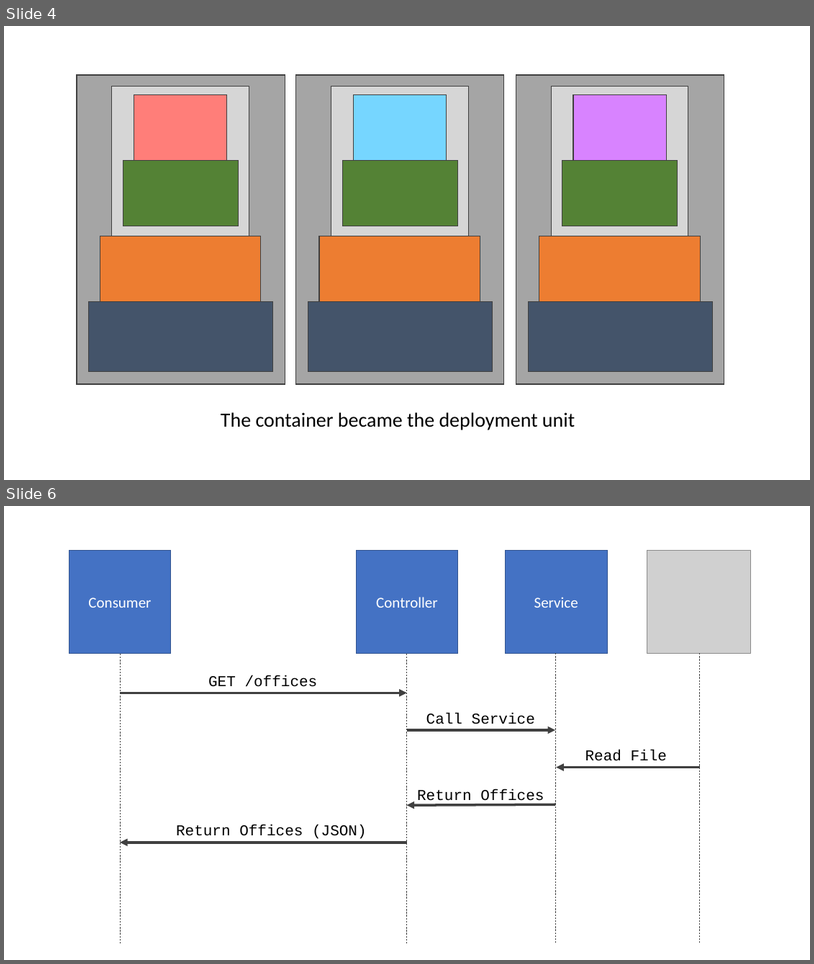
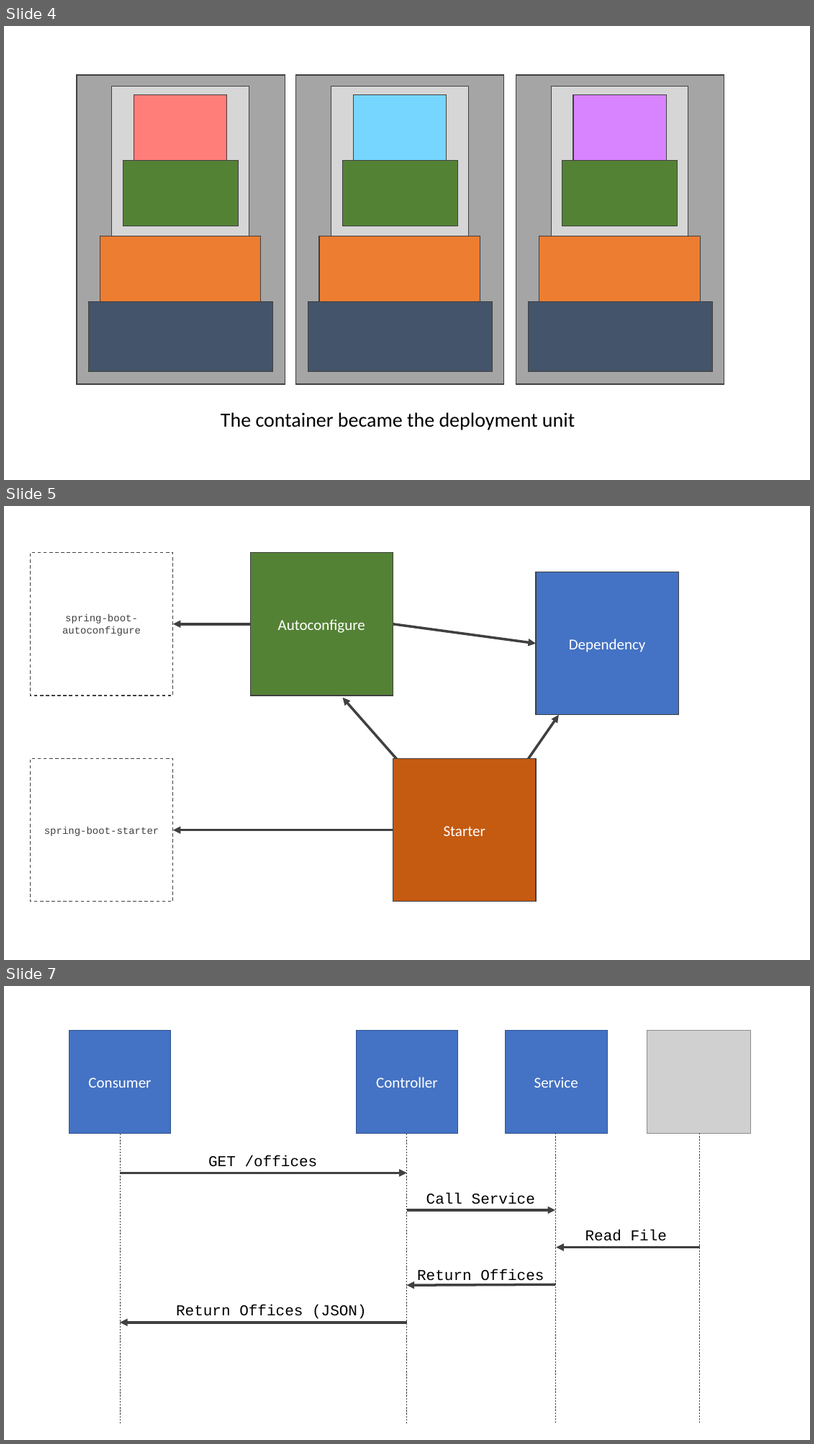
Before and after one commit to albertattard/spring-boot-camp, a slide deck: assets/images/Images.pptx. Shown one above the other, each under a label of ours: slides 4 and 6 before the commit, slides 4, 5 and 7 after it; the slides between them are not shown. The pictures are 814x964 and 814x1444 pixels, drawn with LibreOffice and Linux fonts; fonts in the diff are those of the drawing; grey boxes stand for pictures. Boxes give left, top, right and bottom in pixels: in the first picture for what was removed or moved away, otherwise in the second. Text is boxed around its words. In the diff, an @@ line names an element or a change of style, - is before the commit and + after.

```diff
--- a/assets/images/Images.pptx
+++ b/assets/images/Images.pptx
@@ slide 5 added at bbox=[4, 506, 810, 960], background #FFFFFF @@
@@ rectangle added at bbox=[30, 553, 172, 695], fill #FFFFFF, outline #404040 1 pt dashed, 12 pt, text #404040 @@
+spring-boot-autoconfigure
@@ rectangle added at bbox=[250, 553, 393, 695], fill #548235, outline #404040 1 pt, 18 pt, text #FFFFFF @@
+Autoconfigure
@@ rectangle added at bbox=[536, 572, 679, 715], fill #4472C4, outline #404040 1 pt, 18 pt, text #FFFFFF @@
+Dependency
@@ arrow added from (250, 624) to (173, 624), #404040 3 pt @@
@@ arrow added from (394, 624) to (536, 644), #404040 3 pt @@
@@ arrow added from (444, 812) to (343, 698), #404040 3 pt @@
@@ arrow added from (484, 822) to (559, 715), #404040 3 pt @@
@@ rectangle added at bbox=[30, 758, 172, 901], fill #FFFFFF, outline #404040 1 pt dashed, 12 pt, text #404040 @@
+spring-boot-starter
@@ rectangle added at bbox=[394, 758, 536, 901], fill #C55A11, outline #404040 1 pt, 18 pt, text #FFFFFF @@
+Starter
@@ arrow added from (394, 830) to (173, 830), #404040 3 pt @@
@@ what was slide 6 is now slide 7 @@
```
Also in this commit, not shown: 1 other slide added, 1 slide removed, 3 other files.
